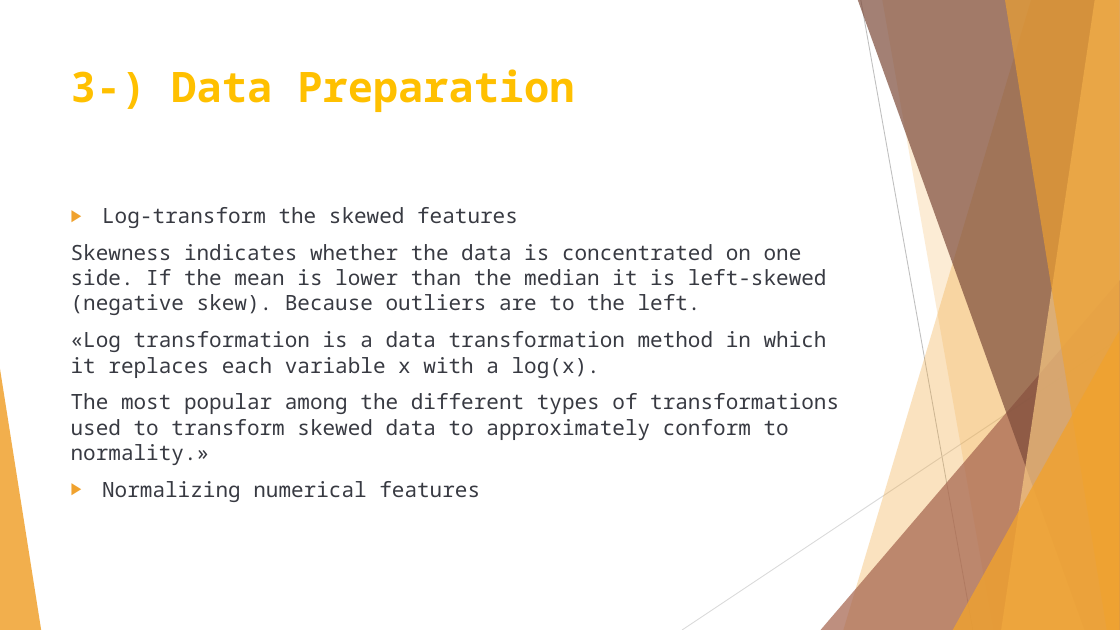
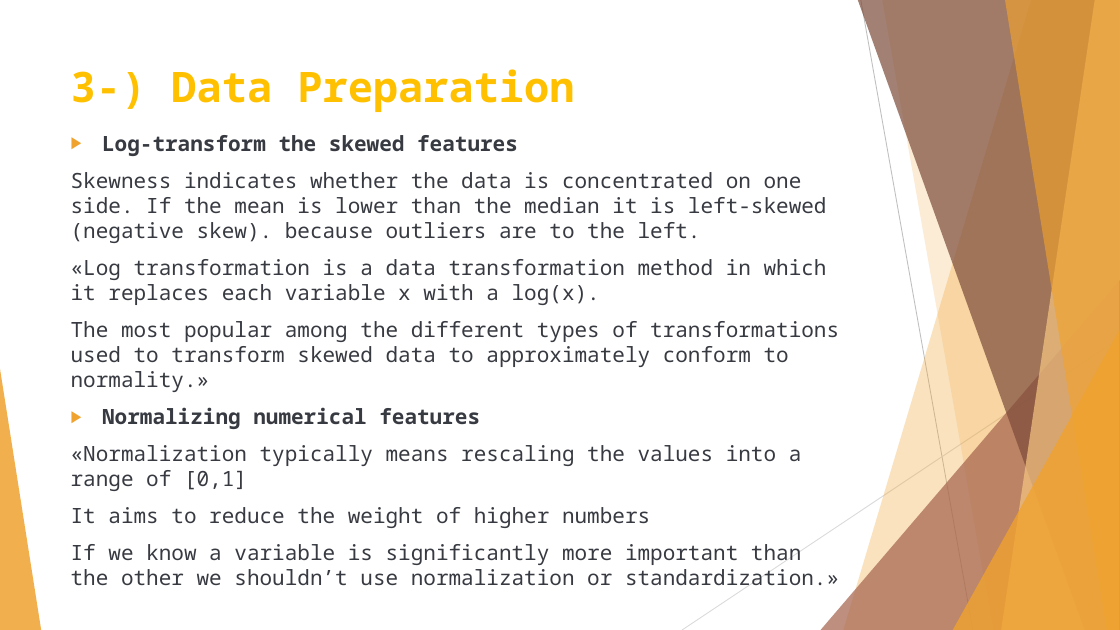
Before and after one commit to badicev/finding_donors, a slide deck: slide 12 of MLCharity-BaşakDilaraÇevik.pptx (slide 10 before the commit). Drawn at 1120x630 pixels with LibreOffice and Linux fonts; fonts in the diff are those of the drawing. Boxes give left, top, right and bottom in pixels: in the first picture for what was removed or moved away, otherwise in the second. Text is boxed around its words. In the diff, an @@ line names an element or a change of style, - is before the commit and + after.

```diff
--- a/MLCharity-BaşakDilaraÇevik.pptx
+++ b/MLCharity-BaşakDilaraÇevik.pptx
@@ text "Log-transform the skewed features" moved from (x1=71, y1=207, x2=839, y2=502) to (x1=71, y1=135, x2=839, y2=565) @@
@@ text at (x1=102, y1=135, x2=518, y2=429): bold on in "Log-transform the skewed features", "Normalizing numerical features" @@
@@ text at (x1=71, y1=172, x2=827, y2=243): text changed @@
-Skewness indicates whether the data is concentrated on one side. If the mean is lower than the median it is left-skewed (negative skew). Because outliers are to the left.
+Skewness indicates whether the data is concentrated on one side. If the mean is lower than the median it is left-skewed (negative skew). because outliers are to the left.
@@ text at (x1=71, y1=445, x2=802, y2=565): paragraphs added @@
+«Normalization typically means rescaling the values into a range of [0,1]
+It aims to reduce the weight of higher numbers
+If we know a variable is significantly more important than the other we shouldn’t use normalization or standardization.»
```
Also in this commit, not shown: 2 other slides changed, 3 slides added, 11 other files.
